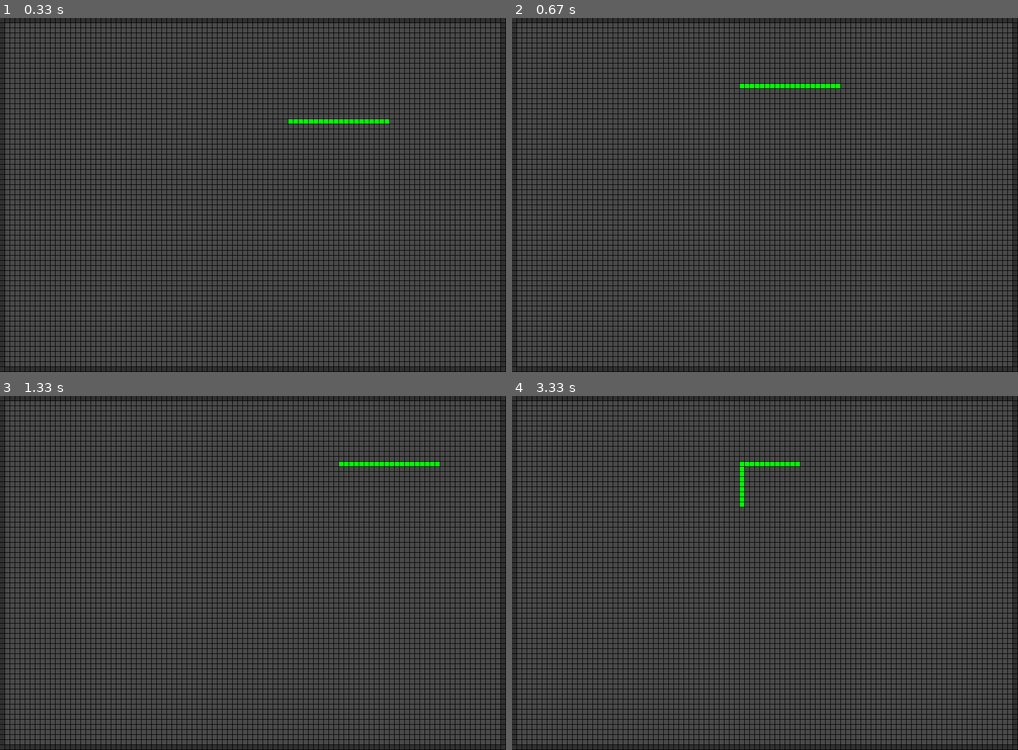
Above: before the commit, frames 1-4 (two rows, left to right).
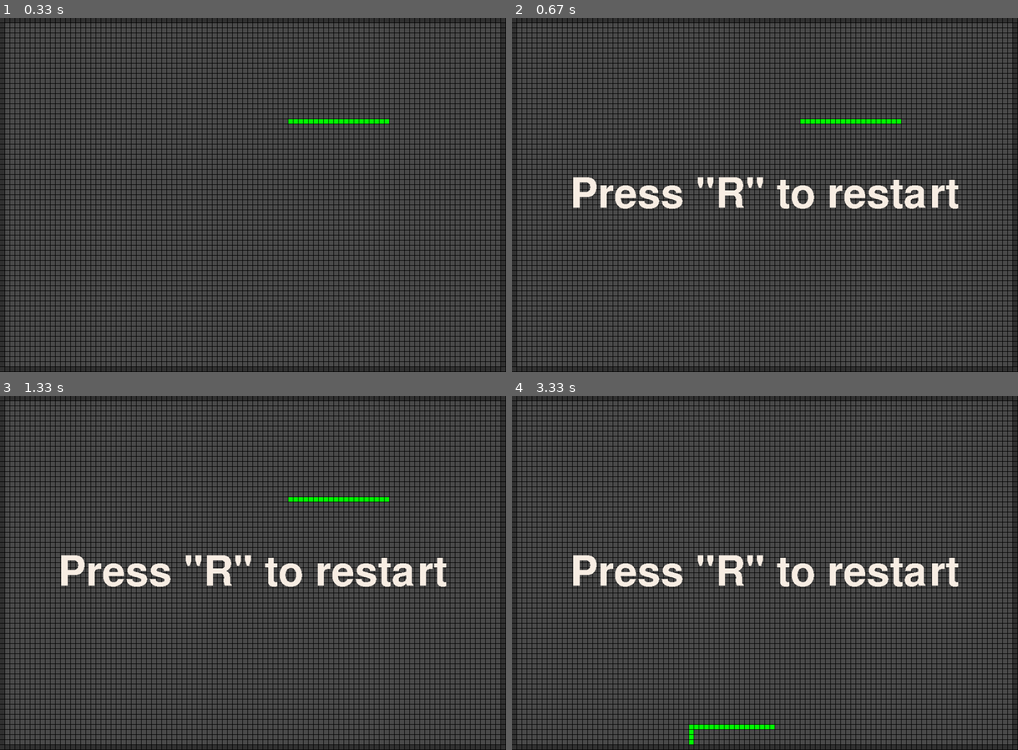
Above: after the commit, the same moments.

Repository: hsadler/learn-pygame
Game: pygame game, started from my_games/snake/snake.py
Same seed, same stepped clock (60 frames per second), same inputs: the game is played once before the commit and once after it.
Inputs:
- Up to frame 1 (0.33 s): no input
- Up to frame 2 (0.67 s): hold Right from 0.33 s (still down)
- Up to frame 3 (1.33 s): release Right at 0.8 s
- Up to frame 4 (3.33 s): hold R 1.67-2.2 s; hold Left 1.67-2.2 s; hold Down 2.8-3.1 s

Frame 1 is identical in both runs. In frame 2, 3.1% of the frame differs, in the area x 12-89%, y 18-54%; in frame 3, 3.1%; in frame 4, 3.1%.

Commit message:
add restart dialoge to screen on collision

Diff:
--- a/my_games/snake/lib/business/game.py
+++ b/my_games/snake/lib/business/game.py
@@ -14,10 +14,17 @@
 
 class GameBL():
 
+
+	GAME_STATE_PLAY = 'game-state-play'
+	GAME_STATE_CHECK_RESTART = 'game-state-check-restart'
+	GAME_STATE_RESTART = 'game-state-restart'
+
+
 	DIRECTION_UP = 'up'
 	DIRECTION_DOWN = 'down'
 	DIRECTION_LEFT = 'left'
 	DIRECTION_RIGHT = 'right'
+
 
 	def __init__(self, game):
 		self.game = game
@@ -26,6 +33,7 @@
 		self.snake = None
 		self.cur_direction = self.DIRECTION_LEFT
 		self.game_over = False
+		self.game_state = self.GAME_STATE_PLAY
 
 
 	def init_new_game(self):
@@ -100,8 +108,8 @@
 					self.game.set_running(False)
 					return False
 
-		if self.game_over:
-			self.game.set_running(False)
+		if self.game_state == self.GAME_STATE_CHECK_RESTART:
+			self.check_restart()
 			return False
 
 		# get current head
@@ -124,7 +132,7 @@
 				remove=[] # TODO: deal with tail removal later
 			)
 			if collision:
-				self.game_over = True
+				self.game_state = self.GAME_STATE_CHECK_RESTART
 				return False
 			else:
 				# move the snake
@@ -152,6 +160,29 @@
 		self.game.clock.tick(config.GAME_LOOP_RATE)
 
 
+	def check_restart(self):
+		pygame = self.game.pygame
+		config = self.game.config
+		# write restart dialoge to screen
+		fg = 250, 240, 230
+		font = pygame.font.Font(None, 120)
+		text = 'Press "R" to restart'
+		size = font.size(text)
+		ren = font.render(text, 0, fg)
+		self.game.screen.blit(
+			ren,
+			(
+				config.SCREEN_PX_WIDTH/2 - size[0]/2,
+				config.SCREEN_PX_HEIGHT/2 - size[1]/2
+			)
+		)
+		# check for 'r' key input
+		pressed = pygame.key.get_pressed()
+		if pressed[pygame.K_r]:
+			self.game.set_running(False)
+		self.game.pygame.display.update()
+
+
 	def get_direction_from_user_input(self):
 		pygame = self.game.pygame
 		pressed = pygame.key.get_pressed()
